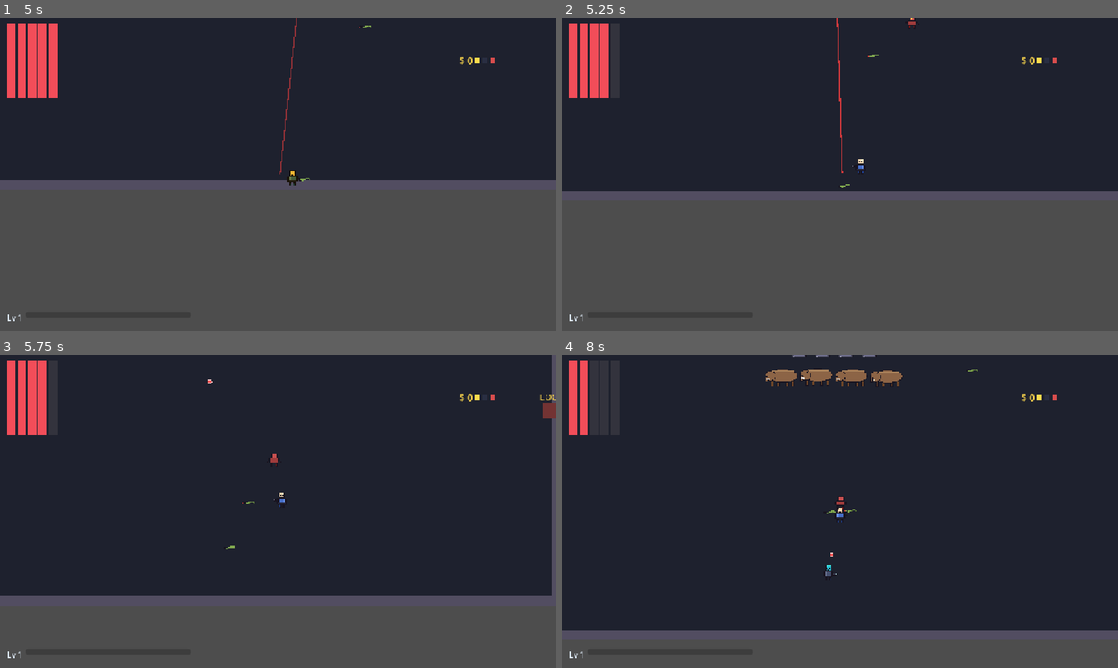
Above: before the commit, frames 1-4 (two rows, left to right).
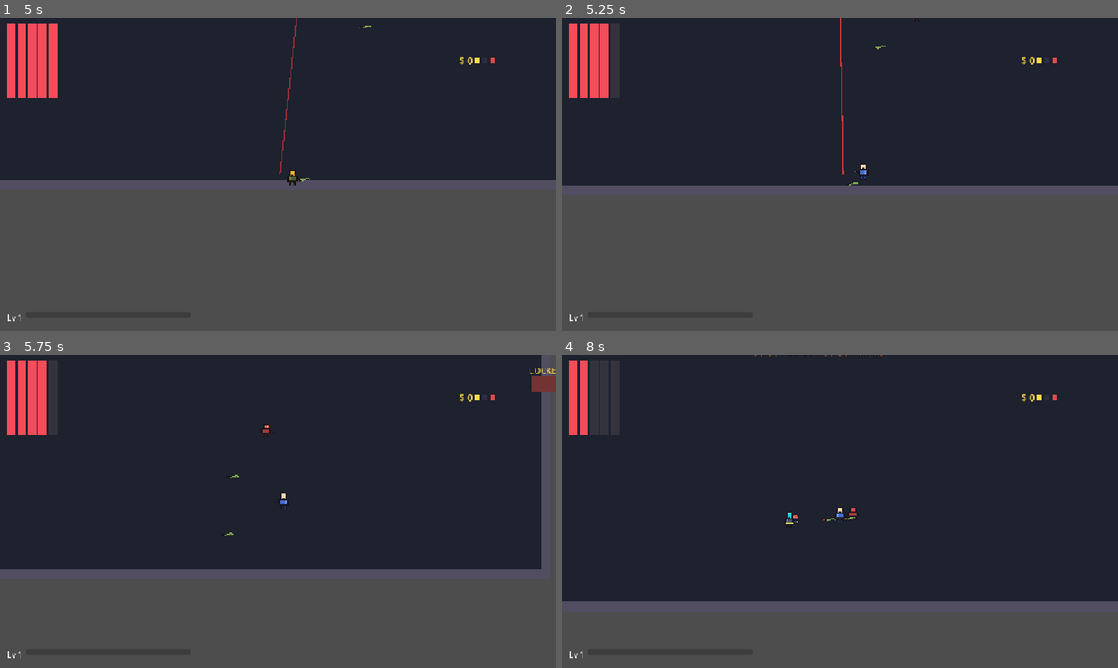
Above: after the commit, the same moments.

Repository: Creatition/high-voltage
Game: Godot game, scene res://scenes/ui/main_menu.tscn
Same seed, same stepped clock (60 frames per second), same inputs: the game is played once before the commit and once after it.
Inputs (mouse positions are in pixels of both pictures, inside the frame that each line leads up to):
- Up to frame 1 (5 s): click "New Run" at 0.5 s; click (144, 183) at 1.25 s; click (194, 183) at 2.02 s; tap Enter at 2.75 s; move the mouse to (400, 158) at 2.77 s; hold D (move_right) 2.78-3.53 s; tap Space (dodge) at 2.85 s; click (400, 158) at 2.92 s; move the mouse to (166, 190) at 3.52 s; hold S (move_down) 3.53-4.28 s; tap E (interact) at 3.6 s; move the mouse to (333, 105) at 4.27 s; press the mouse at (333, 105) at 4.28 s; hold D (move_right) from 4.28 s (still down)
- Up to frame 2 (5.25 s): move the mouse to (812, 237) at 5.02 s; release D (move_right) at 5.03 s; release the mouse at (812, 237) at 5.03 s; hold W (move_up) from 5.03 s (still down); tap Space (dodge) at 5.1 s; click (812, 237) at 5.17 s
- Up to frame 3 (5.75 s): keep holding W (move_up)
- Up to frame 4 (8 s): move the mouse to (1006, 558) at 5.77 s; release W (move_up) at 5.78 s; hold A (move_left) 5.78-7.25 s; tap E (interact) at 5.85 s; tap Escape (pause) at 6.4 s; move the mouse to (673, 464) at 6.52 s; click (673, 464) at 6.6 s; tap R (reload) at 7.15 s; click "Resume" at 7.25 s

Frame 1 is identical in both runs. In frame 2, 2.1% of the frame differs, in the area x 0-100%, y 0-56%; in frame 3, 10%; in frame 4, 10%, in the area x 0-100%, y 0-88%.

Commit message:
Fix upgrade-pick freeze/shake: Juice is PROCESS_MODE_ALWAYS + wall-time hit_pause deadline + duration cap; upgrade_picker resets Juice on open/close so damage slow-mo cannot leak past the picker

Diff:
--- a/timeshot/scenes/ui/upgrade_picker.gd
+++ b/timeshot/scenes/ui/upgrade_picker.gd
@@ -51,6 +51,10 @@
 	_offered = UpgradePool.roll(3, era, _min_tier_for_level())
 	_render()
 	visible = true
+	# Day-26 fix: nuke any in-flight Juice slow-mo / shake BEFORE pausing the
+	# tree, so picking an upgrade after taking damage can't leave the player in
+	# 5%-speed slow-mo + active screen shake when the picker closes.
+	_reset_juice()
 	get_tree().paused = true
 
 
@@ -70,6 +74,7 @@
 	_offered = upgrades.duplicate()
 	_render()
 	visible = true
+	_reset_juice()
 	get_tree().paused = true
 
 
@@ -175,5 +180,17 @@
 func _close(picked_id: String) -> void:
 	visible = false
 	get_tree().paused = false
+	# Belt-and-suspenders: reset Juice on close too so the very first post-pick
+	# frame can't run at slow-mo speed with the camera offset still oscillating.
+	_reset_juice()
 	closed.emit(picked_id)
 	queue_free()
+
+
+func _reset_juice() -> void:
+	var juice := get_node_or_null("/root/Juice")
+	if juice != null and juice.has_method("reset_time_and_shake"):
+		juice.reset_time_and_shake()
+	else:
+		# Fallback if Juice autoload isn't present (e.g. test scenes).
+		Engine.time_scale = 1.0
--- a/timeshot/scripts/autoload/juice.gd
+++ b/timeshot/scripts/autoload/juice.gd
@@ -4,17 +4,39 @@
 
 @export var max_shake_offset: Vector2 = Vector2(8, 8)
 @export var shake_decay: float = 6.0
+## Safety cap so a runaway hit-pause can never freeze the game for longer than
+## this many seconds of wall time. Day-26 fix: previously the level-up picker
+## paused the tree while a hit_pause was active, leaving Engine.time_scale
+## stuck at 0.05 for ~picker_open_duration of wall time. The pause uses real
+## time now (not delta) so it can't get stuck, and the cap is a belt-and-suspenders.
+@export var hit_pause_max_seconds: float = 0.25
 
 var _shake_amount: float = 0.0
 var _shake_offset: Vector2 = Vector2.ZERO
-var _hit_pause_remaining: float = 0.0
+var _hit_pause_active: bool = false
+var _hit_pause_end_msec: int = 0           ## Wall-time deadline in ms (Time.get_ticks_msec)
 var _pre_pause_scale: float = 1.0
 
 
-func _process(delta: float) -> void:
-	# Decay shake; apply offset to current camera (if any).
+func _ready() -> void:
+	# PROCESS_MODE_ALWAYS so we keep ticking down hit-pause / clearing camera
+	# shake even when get_tree().paused is true (e.g. while the upgrade picker
+	# is open). Without this, time_scale could leak past the picker and the
+	# game would resume in 5%-speed slow-mo with active screen shake, which
+	# reads to the player as "frozen / screen shaking, can't move".
+	process_mode = Node.PROCESS_MODE_ALWAYS
+
+
+func _process(_delta: float) -> void:
+	# Use unscaled wall-clock time for everything so Engine.time_scale tricks
+	# (slow-mo on player damage) can never starve the shake decay or the
+	# hit-pause countdown.
+	var now_msec: int = Time.get_ticks_msec()
+
+	# Shake: decay using real seconds since the last frame. We approximate with
+	# a tiny fixed dt to avoid drift; precise enough for a visual juice effect.
 	if _shake_amount > 0.0:
-		_shake_amount = maxf(0.0, _shake_amount - shake_decay * delta)
+		_shake_amount = maxf(0.0, _shake_amount - shake_decay * 0.016)
 		_shake_offset = Vector2(
 			randf_range(-1.0, 1.0),
 			randf_range(-1.0, 1.0)
@@ -25,28 +47,50 @@
 	if cam != null:
 		cam.offset = _shake_offset
 
-	# Hit-pause uses unscaled engine time-scale, so count down with real-time delta.
-	if _hit_pause_remaining > 0.0:
-		# delta here is scaled; convert to wall-time approximation.
-		var wall := delta / maxf(0.0001, Engine.time_scale)
-		_hit_pause_remaining = maxf(0.0, _hit_pause_remaining - wall)
-		if _hit_pause_remaining <= 0.0:
-			Engine.time_scale = _pre_pause_scale
+	# Hit-pause: ends purely on wall-time deadline. Belt-and-suspenders restore
+	# of time_scale runs at the deadline AND if anyone's left _pre_pause_scale
+	# at something weird, we force-clamp to 1.0 as a final fallback.
+	if _hit_pause_active and now_msec >= _hit_pause_end_msec:
+		_hit_pause_active = false
+		Engine.time_scale = _pre_pause_scale if _pre_pause_scale > 0.0 else 1.0
 
 
 func shake(amount: float = 0.6) -> void:
-	# amount is a 0–1 intensity; takes the max so quick re-hits don't shrink it.
+	# amount is a 0-1 intensity; takes the max so quick re-hits don't shrink it.
 	_shake_amount = clampf(maxf(_shake_amount, amount), 0.0, 1.0)
 
 
 func hit_pause(duration: float = 0.05, scale: float = 0.0) -> void:
-	if _hit_pause_remaining > 0.0:
-		# Extend rather than stack.
-		_hit_pause_remaining = maxf(_hit_pause_remaining, duration)
+	# Clamp duration so a misconfigured caller can't ever stall the game.
+	var dur: float = clampf(duration, 0.0, hit_pause_max_seconds)
+	var deadline: int = Time.get_ticks_msec() + int(dur * 1000.0)
+	if _hit_pause_active:
+		# Extend (take max deadline) without re-snapshotting _pre_pause_scale,
+		# so the first call's pre-scale wins and a subsequent slow call can't
+		# accidentally lock us at slow-mo.
+		_hit_pause_end_msec = maxi(_hit_pause_end_msec, deadline)
+		Engine.time_scale = scale
 		return
-	_pre_pause_scale = Engine.time_scale
+	# First entry: snapshot the CURRENT scale only if it looks sane (>0); if
+	# someone left time_scale at 0 we'd otherwise restore to 0 forever.
+	var snap: float = Engine.time_scale
+	_pre_pause_scale = snap if snap > 0.0 else 1.0
 	Engine.time_scale = scale
-	_hit_pause_remaining = duration
+	_hit_pause_end_msec = deadline
+	_hit_pause_active = true
+
+
+func reset_time_and_shake() -> void:
+	## Defensive utility for screens that pause the tree (upgrade picker,
+	## pause menu, run-end) so an in-flight juice effect can't bleed into
+	## the gameplay frame after the screen closes.
+	_hit_pause_active = false
+	_shake_amount = 0.0
+	_shake_offset = Vector2.ZERO
+	Engine.time_scale = 1.0
+	var cam := _find_camera()
+	if cam != null:
+		cam.offset = Vector2.ZERO
 
 
 func flash_sprite(sprite: Node, color: Color = Color(2.0, 2.0, 2.0, 1.0), duration: float = 0.06) -> void:
